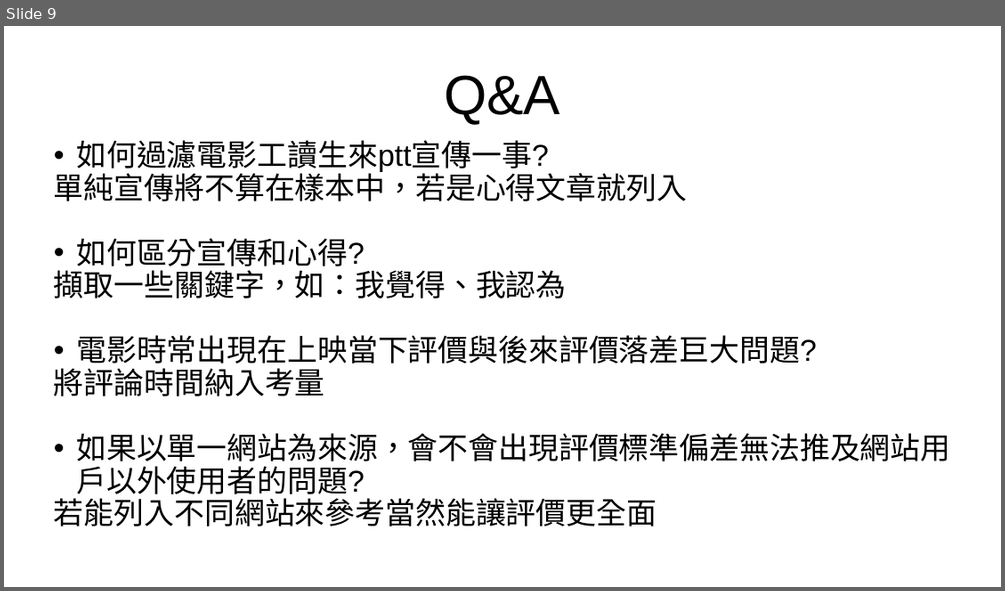
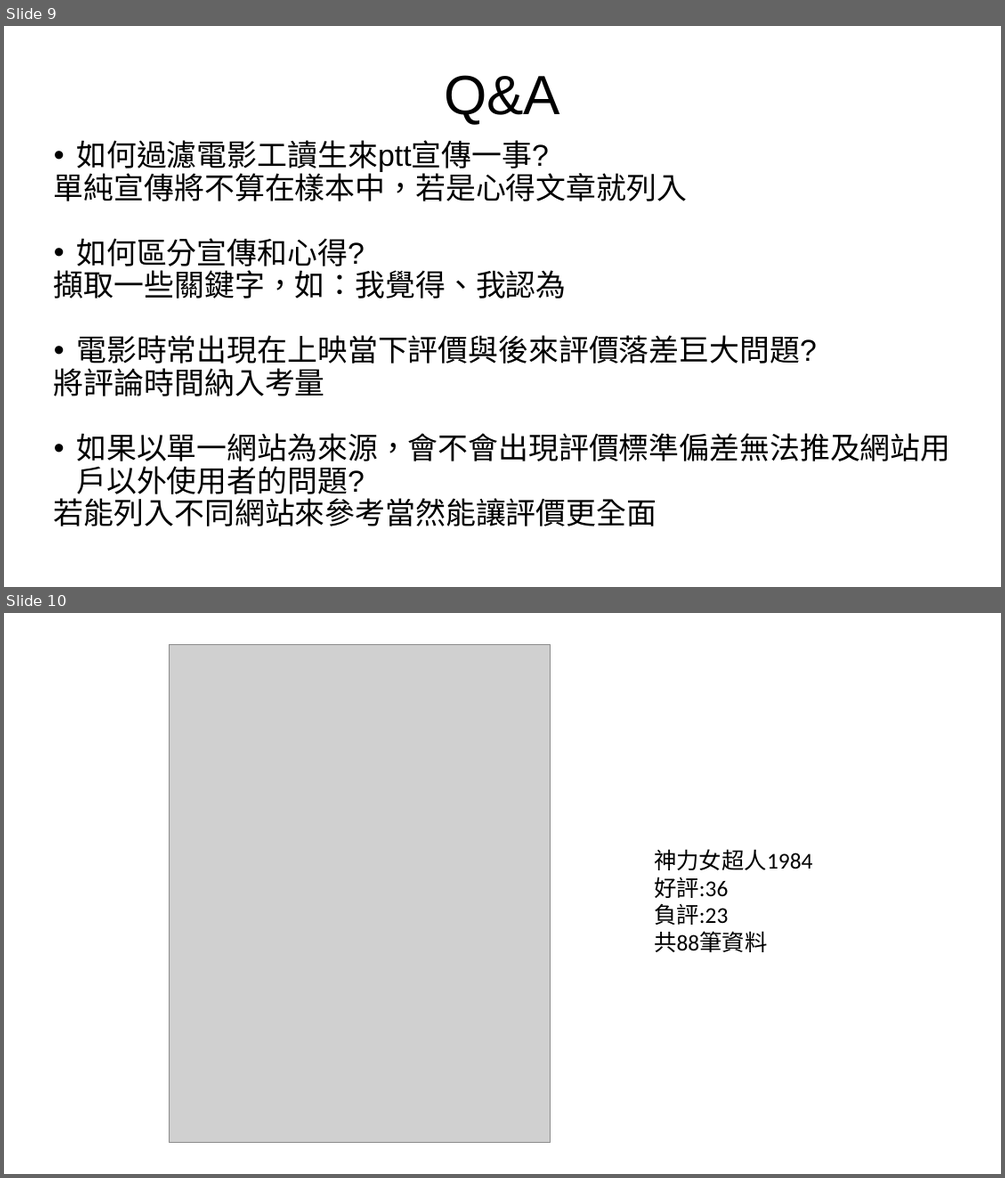
Before and after one commit to Zhao6021/NTNU_TextProcessing, a slide deck: potato.pptx. Shown one above the other, each under a label of ours: slide 9 before the commit, slides 9 and 10 after it. The pictures are 1005x591 and 1005x1178 pixels, drawn with LibreOffice and Linux fonts; fonts in the diff are those of the drawing; grey boxes stand for pictures; background and template pictures are left out. Boxes give left, top, right and bottom in pixels: in the first picture for what was removed or moved away, otherwise in the second. Text is boxed around its words. In the diff, an @@ line names an element or a change of style, - is before the commit and + after.

```diff
--- a/potato.pptx
+++ b/potato.pptx
@@ slide 10 added at [4, 613, 1001, 1174], background picture (left out) @@
@@ picture added at [170, 645, 550, 1143] @@
@@ text added at [654, 849, 812, 952], 18 pt, text #000000 @@
+神力女超人1984
+好評:36
+負評:23
+共88筆資料
```
Also in this commit, not shown: 6 other slides added, 1 slide removed.
